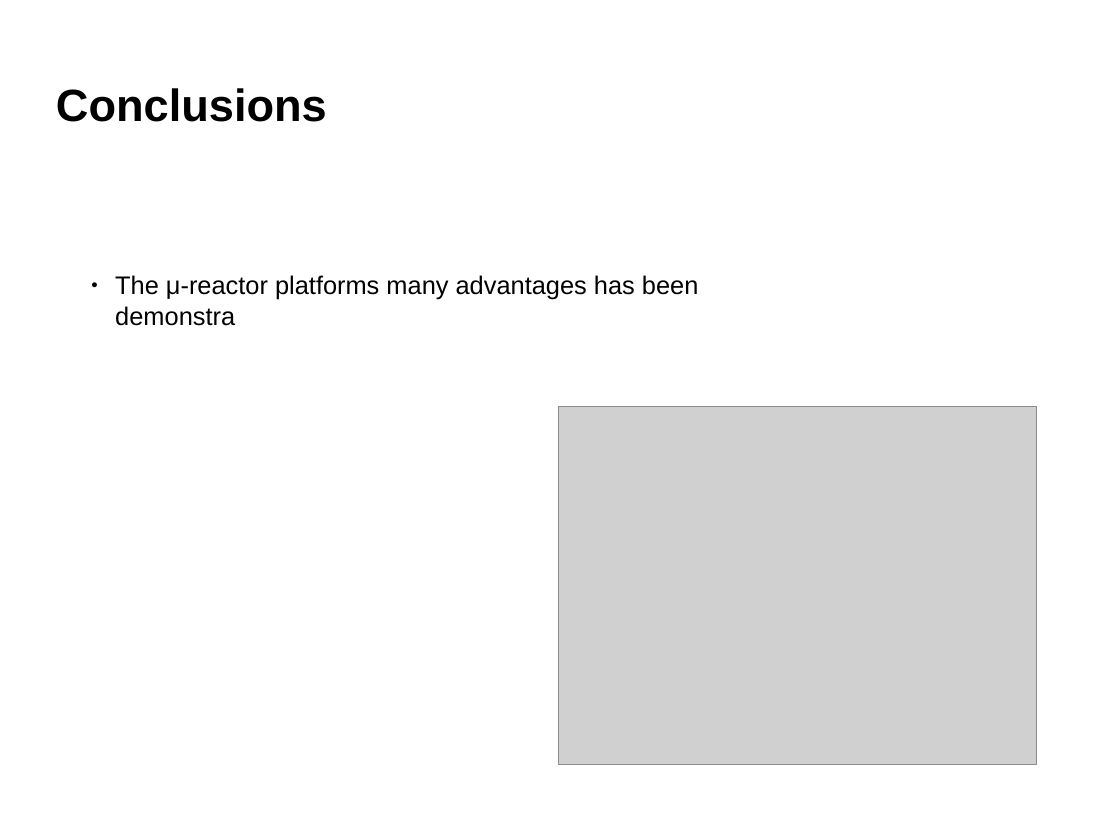
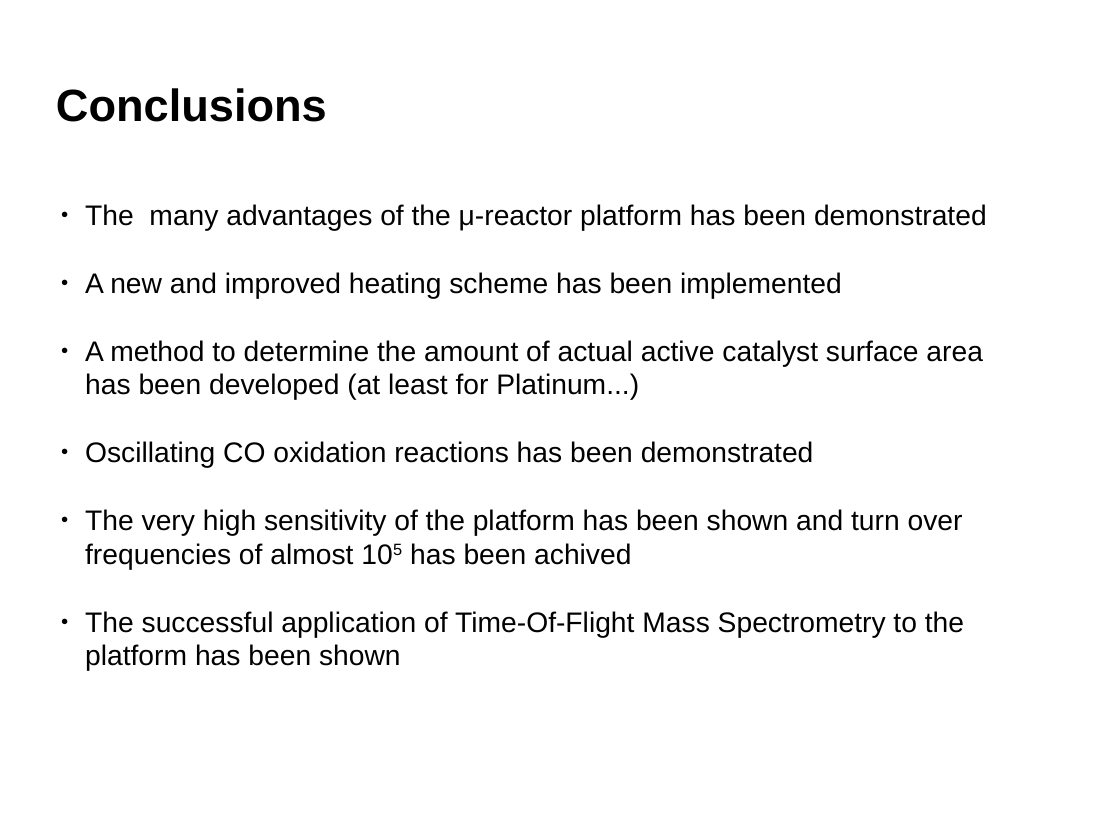
Before and after one commit to robertjensen/Thesis, a slide deck: slide 48 of defence/presentaation.odp. Drawn at 1120x840 pixels with LibreOffice and Linux fonts; fonts in the diff are those of the drawing; grey boxes stand for pictures; background and template pictures are left out. Boxes give left, top, right and bottom in pixels: in the first picture for what was removed or moved away, otherwise in the second. Text is boxed around its words. In the diff, an @@ line names an element or a change of style, - is before the commit and + after.

Commit message:
First self-consistent'ish version with frontpage and conclusions

```diff
--- a/defence/presentaation.odp
+++ b/defence/presentaation.odp
@@ text added at [85,204,987,671], 20 pt, text #000000 @@
+● The many advantages of the μ-reactor platform has been demonstrated
+● A new and improved heating scheme has been implemented
+● A method to determine the amount of actual active catalyst surface area has been developed (at least for Platinum...)
+● Oscillating CO oxidation reactions has been demonstrated
+● The very high sensitivity of the platform has been shown and turn over frequencies of almost 105 has been achived
+● The successful application of Time-Of-Flight Mass Spectrometry to the platform has been shown
@@ text removed at [115,275,698,326] @@
-● The μ-reactor platforms many advantages has been demonstra
@@ picture removed at [558,407,1037,765] @@
```
Also in this commit, not shown: 4 other slides changed, 2 other files.
